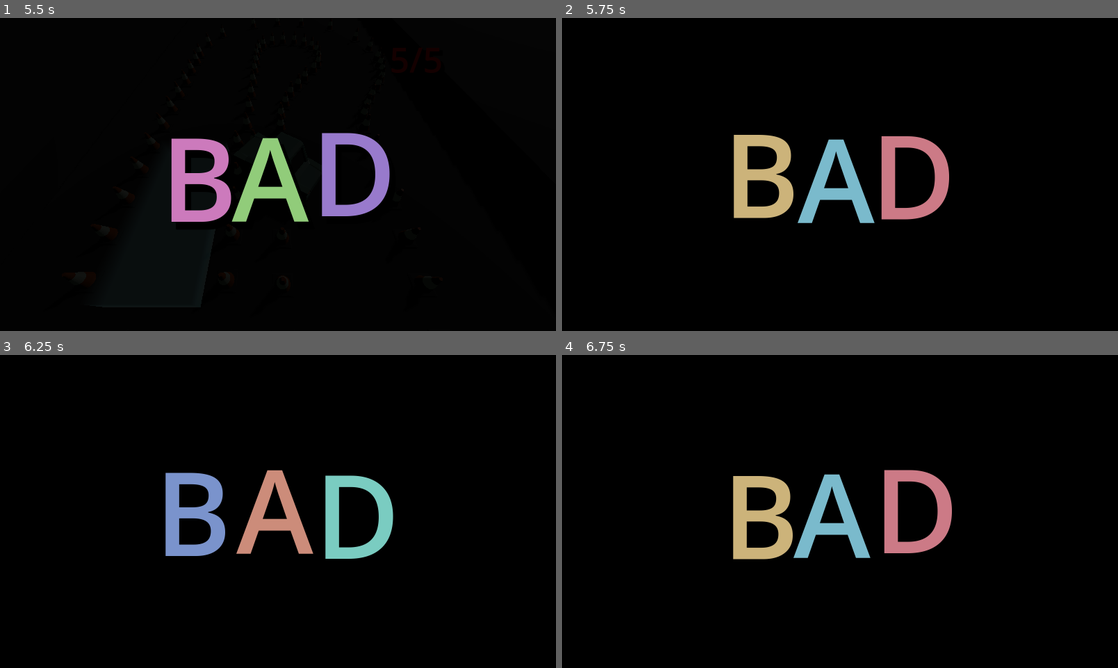
Above: before the commit, frames 1-4 (two rows, left to right).
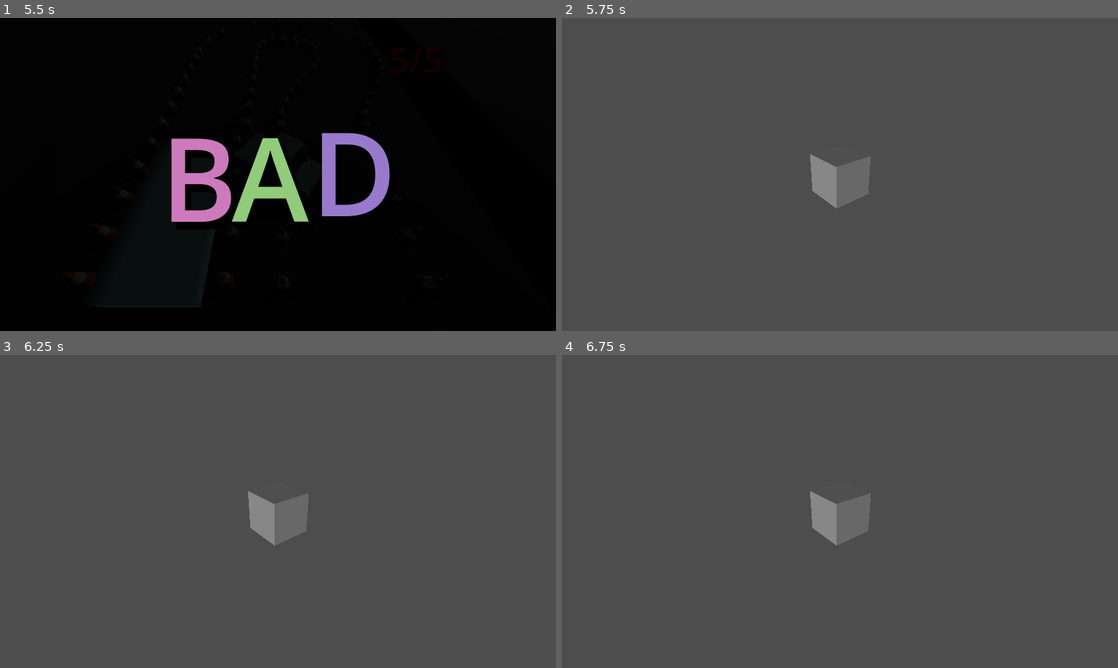
Above: after the commit, the same moments.

Repository: TomMurray/ValetV2
Game: Godot game, scene res://scenes/levels/test.tscn
Two runs of this game, one before a commit and one after it. Both use one fixed random seed, a clock stepped at 60 frames per second and the inputs below.
Inputs:
- Up to frame 1 (5.5 s): hold Right (steer_right) 0.53-1.28 s; tap Enter at 1.25 s; hold Down (brake_reverse) 1.28-2.03 s; hold Right (steer_right) 2.03-2.78 s; hold Up (accelerate) 2.78-3.53 s; hold Left (steer_left) 3.53-5.03 s; hold Down (brake_reverse) from 5.03 s (still down)
- Up to frame 2 (5.75 s): keep holding Down (brake_reverse)
- Up to frame 3 (6.25 s): release Down (brake_reverse) at 5.78 s; hold Right (steer_right) from 5.78 s (still down)
- Up to frame 4 (6.75 s): release Right (steer_right) at 6.53 s; hold Up (accelerate) from 6.53 s (still down)

Frame 1 is identical in both runs. In frame 2, 100% of the frame differs, in the area x 0-100%, y 0-100%; in frame 3, 100%; in frame 4, 100%.

Commit message:
Introduce a scene manager, and test it by switching levels once we reach the goal in the test level

Diff:
--- a/project.godot
+++ b/project.godot
@@ -14,6 +14,10 @@
 run/main_scene="res://scenes/levels/test.tscn"
 config/features=PackedStringArray("4.2", "Forward Plus")
 config/icon="res://icon.svg"
+
+[autoload]
+
+SceneManager="*res://scripts/autoloads/scene_manager.gd"
 
 [display]
 
--- /dev/null
+++ b/scenes/levels/level1.tscn
@@ -0,0 +1,18 @@
+[gd_scene load_steps=3 format=3 uid="uid://c1ss72v31rhec"]
+
+[ext_resource type="Script" path="res://scripts/props/lookat_camera.gd" id="1_fev4h"]
+
+[sub_resource type="BoxMesh" id="BoxMesh_65fdj"]
+
+[node name="Node3D" type="Node3D"]
+
+[node name="MeshInstance3D" type="MeshInstance3D" parent="."]
+mesh = SubResource("BoxMesh_65fdj")
+
+[node name="Camera3D" type="Camera3D" parent="." node_paths=PackedStringArray("target")]
+transform = Transform3D(0.77795, 0.27065, -0.567047, 0, 0.902472, 0.430748, 0.628326, -0.3351, 0.702079, -2.78951, 2.11901, 3.45378)
+script = ExtResource("1_fev4h")
+target = NodePath("../MeshInstance3D")
+
+[node name="DirectionalLight3D" type="DirectionalLight3D" parent="."]
+transform = Transform3D(0.5, 0.224144, -0.836516, 0, 0.965926, 0.258819, 0.866025, -0.12941, 0.482963, -4.11908, 4.13598, 2.47653)
--- a/scenes/levels/test.tscn
+++ b/scenes/levels/test.tscn
@@ -14,6 +14,7 @@
 [ext_resource type="PackedScene" uid="uid://btsndqkxonpfh" path="res://scenes/props/parking_area.tscn" id="12_eqakc"]
 [ext_resource type="Script" path="res://scripts/level/level_logic.gd" id="13_8lu1j"]
 [ext_resource type="Script" path="res://scripts/level/level_objective.gd" id="14_otio3"]
+[ext_resource type="Script" path="res://scripts/components/level_port_component.gd" id="15_ojrsk"]
 
 [sub_resource type="GDScript" id="GDScript_gs6a6"]
 script/source = "extends RichTextLabel
@@ -257,7 +258,7 @@
 target = NodePath("../picocar")
 
 [node name="Camera3D" type="Camera3D" parent="follow_camera" node_paths=PackedStringArray("target")]
-transform = Transform3D(-0.99999, 0.00363988, -0.00273074, 0, 0.600117, 0.799912, 0.00455036, 0.799904, -0.600111, 0, 4.94629, -3.70978)
+transform = Transform3D(-0.99999, 0.00363988, -0.00273075, 0, 0.600117, 0.799912, 0.00455036, 0.799904, -0.600111, 0, 4.94629, -3.70978)
 script = ExtResource("8_gofos")
 target = NodePath("../../picocar")
 
@@ -735,6 +736,11 @@
 script = ExtResource("13_8lu1j")
 objective = SubResource("Resource_1n4c4")
 
+[node name="level_port" type="Node" parent="."]
+script = ExtResource("15_ojrsk")
+target_level = "res://scenes/levels/level1.tscn"
+
+[connection signal="faded_in" from="ui/Control/level_black_overlay" to="level_port" method="go"]
 [connection signal="parked" from="parking_area" to="level_logic" method="on_parked"]
 [connection signal="complete" from="level_logic" to="ui/Control" method="_on_level_logic_complete"]
 [connection signal="complete" from="level_logic" to="ui/Control/level_end_text/SuccessText" method="_on_level_logic_complete"]
--- /dev/null
+++ b/scripts/autoloads/scene_manager.gd
@@ -0,0 +1,61 @@
+extends Node
+
+# Simple switcher that allows switching between 2 scenes
+# with the ability to preload, and to queue the switch
+
+var next_path := ""
+var load_requested := false
+var loaded := false
+var switch_requested := false
+
+func queue(path : String):
+	assert(next_path.is_empty(), "Trying to queue a new scene to load but one is still queued!")
+	next_path = path
+
+func preload_queued():
+	assert(!next_path.is_empty(), "No next scene to preload")
+	var err := ResourceLoader.load_threaded_request(next_path, "PackedScene", true, ResourceLoader.CACHE_MODE_IGNORE)
+	load_requested = true
+	loaded = false
+	assert(err == OK, "Load request failed with error '%s' for path '%s'" % [err, next_path])
+
+func switch():
+	if not load_requested:
+		preload_queued()
+	switch_requested = true
+
+func _process(_delta):
+	if load_requested:
+		# Check status
+		var status := ResourceLoader.load_threaded_get_status(next_path)
+		if status == ResourceLoader.THREAD_LOAD_LOADED:
+			loaded = true
+		else:
+			assert(status == ResourceLoader.THREAD_LOAD_IN_PROGRESS, "Unexpected thread load status %d" % status)
+
+	if loaded and switch_requested:
+		call_deferred("_do_switch")
+
+func _do_switch():
+	assert(!next_path.is_empty() and loaded and switch_requested)
+
+	# Switch out the old scene for the new
+	var new_scene_res := ResourceLoader.load_threaded_get(next_path) as PackedScene
+	assert(new_scene_res != null, "Load returned no PackedScene resource")
+
+	# Autoloads always come first in the root scene tree, and
+	# we always launch with some scene that will be a node added
+	# as the last child.
+	# This scene manager will always be responsible for loading
+	# and switching scenes.
+	var root = get_tree().root
+	var old_scene := root.get_child(root.get_child_count() - 1)
+	root.remove_child(old_scene)
+	old_scene.free()
+	root.add_child(new_scene_res.instantiate())
+
+	# Reset queued data
+	next_path = ""
+	load_requested = false
+	loaded = false
+	switch_requested = false
--- /dev/null
+++ b/scripts/components/level_port_component.gd
@@ -0,0 +1,26 @@
+@tool
+extends Node
+class_name LevelPortComponent
+
+@export var target_level : String:
+	get: return target_level
+	set(value):
+		target_level = value
+		update_configuration_warnings()
+
+var queued := false
+
+func _get_configuration_warnings() -> PackedStringArray:
+	if target_level.is_empty():
+		return ["Target level not set on LevelPortComponent"]
+	return []
+
+func go():
+	prepare()
+	SceneManager.switch()
+
+func prepare():
+	if not queued:
+		SceneManager.queue(target_level)
+		SceneManager.preload_queued()
+		queued = true
--- a/scripts/props/lookat_camera.gd
+++ b/scripts/props/lookat_camera.gd
@@ -2,8 +2,21 @@
 extends Camera3D
 class_name LookAtCamera
 
-@export var target : Node3D
+@export var target : Node3D:
+	get: return target
+	set(value):
+		target = value
+		update_configuration_warnings()
+
+func _ready():
+	update_configuration_warnings()
 
 # Called every frame. 'delta' is the elapsed time since the previous frame.
 func _process(delta):
-	look_at(target.position, Vector3.UP)
+	if target:
+		look_at(target.position, Vector3.UP)
+
+func _get_configuration_warnings():
+	if target == null:
+		return ["No target set for LookAtCamera"]
+	return []
Not shown: 1 places in scenes/levels/test.tscn that only renumber resources
